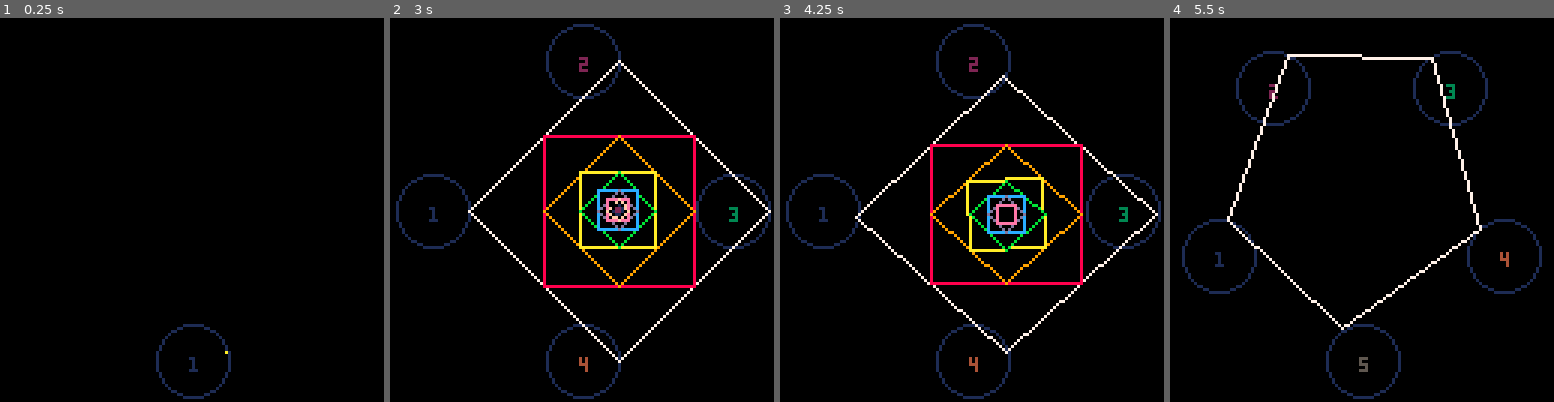
Above: before the commit, frames 1-4 (left to right).
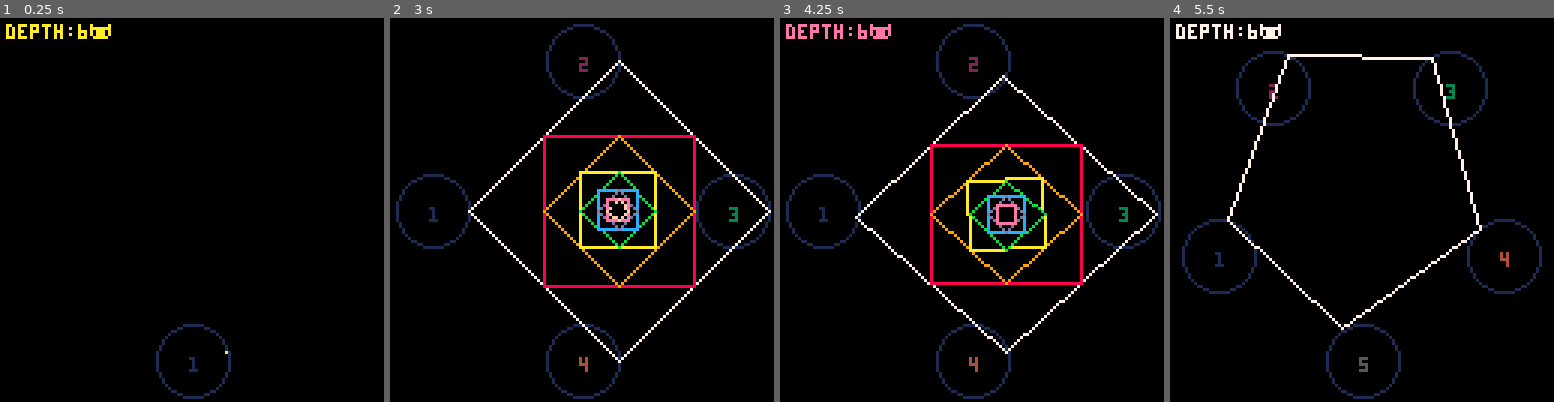
Above: after the commit, the same moments.

Repository: 6ilberM/dodopico
Game: PICO-8 cartridge ap/midpointer.p8
Two runs of this game, one before a commit and one after it. Both use one fixed random seed, a clock stepped at 60 frames per second and the inputs below.
Inputs:
- Up to frame 1 (0.25 s): no input
- Up to frame 2 (3 s): tap X (X key) at 0.33, 1.07, 1.85, 2.97 s; tap O (Z key) at 0.7, 1.7, 2.1, 2.5, 2.9 s; hold Right 1.6-2.1 s; hold Right from 2.47 s (still down)
- Up to frame 3 (4.25 s): release Right at 3.03 s; hold Left 3.08-3.58 s; tap O (Z key) at 3.3, 3.7, 4.1 s; hold Right from 4.02 s (still down); tap X (X key) at 4.08 s
- Up to frame 4 (5.5 s): tap O (Z key) at 4.5, 4.9, 5.3 s; release Right at 4.68 s; hold Left from 5.08 s (still down); tap X (X key) at 5.2 s

The runs differ from the first frame. In frame 1, 0.5% of the frame differs, in the area x 1-29%, y 1-6%; in frame 2, less than 0.1%; in frame 3, 0.5%; in frame 4, 0.5%.

Commit message:
more funky stuff

Diff:
--- a/ap/midpointer.p8
+++ b/ap/midpointer.p8
@@ -14,6 +14,7 @@
 function _init()
 	frame = 0
 	depth = 0
+	depthmax = 6
 	dt= 0
 	midpointtable= {}
 	 circles={} points={}
@@ -36,7 +37,7 @@
 	foreach(points,upos)
 	add(midpointtable,getmidpoints(circles))
 
-	depth = (6 * sin(time()/4.5))+ 6
+	depth = (depthmax * sin(time()/4.5)) + depthmax
 
 	if depth>1 then
 		for i = 2, depth,1 do
@@ -59,7 +60,7 @@
 	printoutline(midpointtable[i],7+i)
 	end
 end
-	-- print("CPU:"..stat(2),2,2)
+	print("depth:"..depthmax.."🐱",2,2)
 	-- print(midpoints[]],2,2)
 	-- field.colchange-=0.035
 	-- ratedebug()
@@ -180,13 +181,13 @@
 	(field.sides-1)>1 then field.sides-=1 end
 	if field.sides!=oldsides then _init() end
 	if btnp(4) then
-	 depth+=1
+	 depthmax+=1
 
 	 end
 	if btnp(5) then
-	 if depth-1>=0
+	 if depthmax-1>=0
 	 then
-	 depth-=1
+	 depthmax-=1
 	 end
 
 	end
